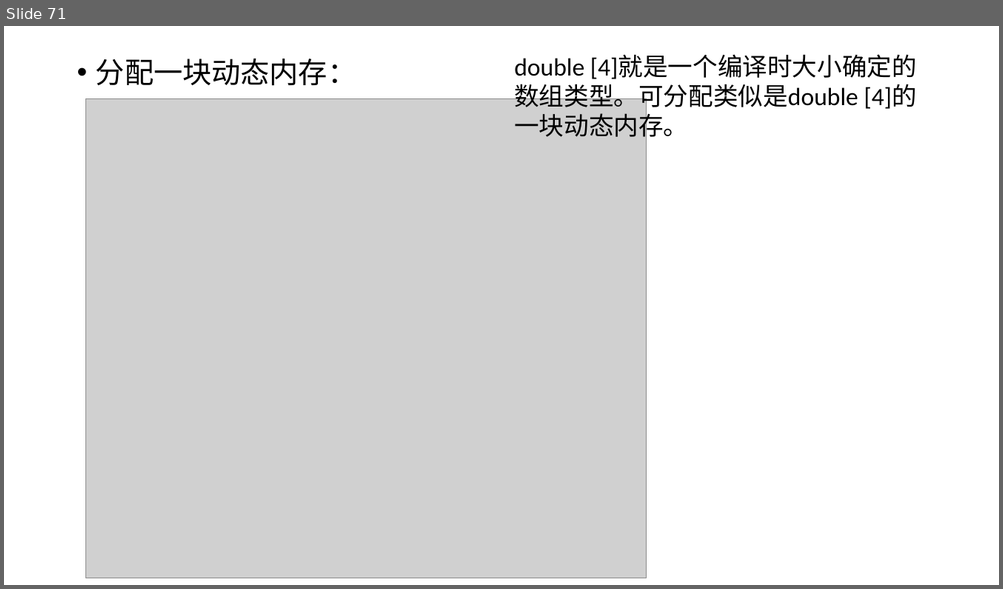
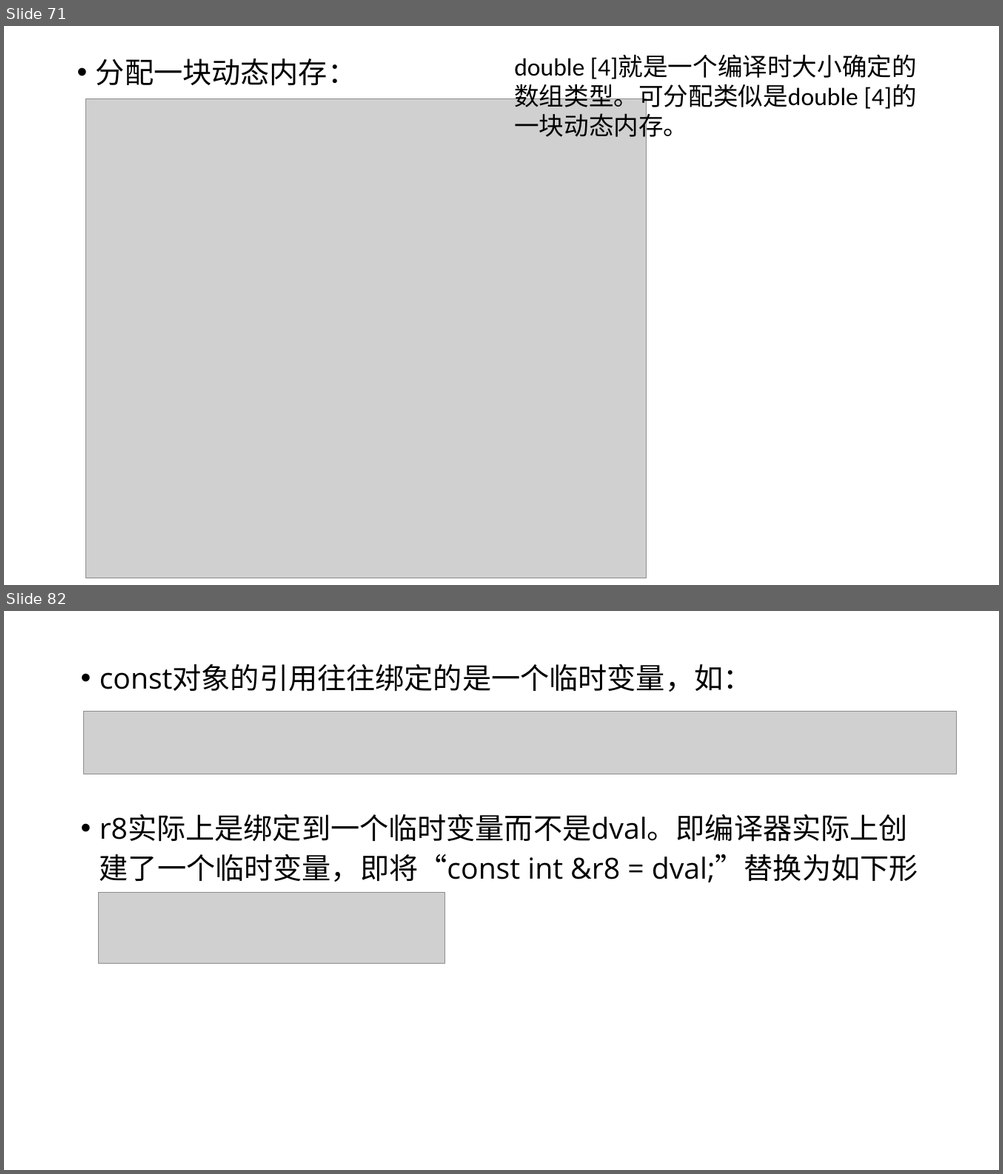
Before and after one commit to hwdong-net/cplusplus17, a slide deck: ppt/第5章 复合类型.pptx. Shown one above the other, each under a label of ours: slide 71 before the commit, slides 71 and 82 after it; the slides between them are not shown. The pictures are 1003x589 and 1003x1174 pixels, drawn with LibreOffice and Linux fonts; fonts in the diff are those of the drawing; grey boxes stand for pictures. Boxes give left, top, right and bottom in pixels: in the first picture for what was removed or moved away, otherwise in the second. Text is boxed around its words. In the diff, an @@ line names an element or a change of style, - is before the commit and + after.

```diff
--- a/ppt/第5章 复合类型.pptx
+++ b/ppt/第5章 复合类型.pptx
@@ slide 82 added at [4, 611, 999, 1170], background #FFFFFF @@
@@ text added at [99, 664, 918, 893], 28 pt, text #000000 @@
+• const对象的引用往往绑定的是一个临时变量，如：
+• r8实际上是绑定到一个临时变量而不是dval。即编译器实际上创建了一个临时变量，即将“const int &r8 = dval;”替换为如下形式：
@@ picture added at [84, 711, 957, 775] @@
@@ picture added at [99, 892, 445, 963] @@
```
Also in this commit, not shown: 29 other slides added.
